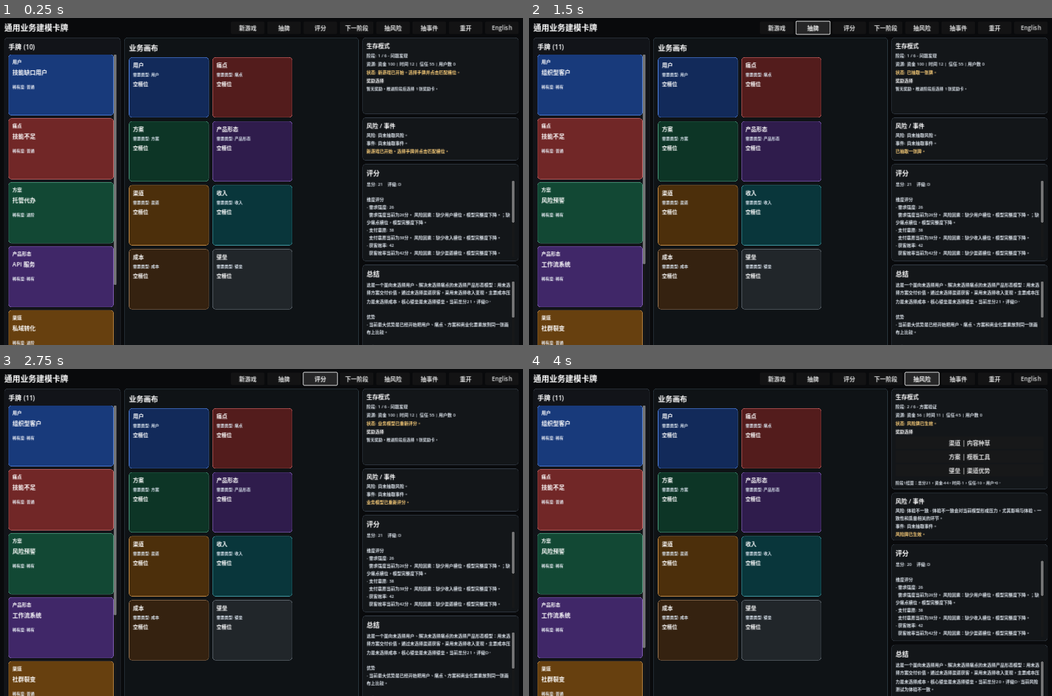
Above: before the commit, frames 1-4 (two rows, left to right).
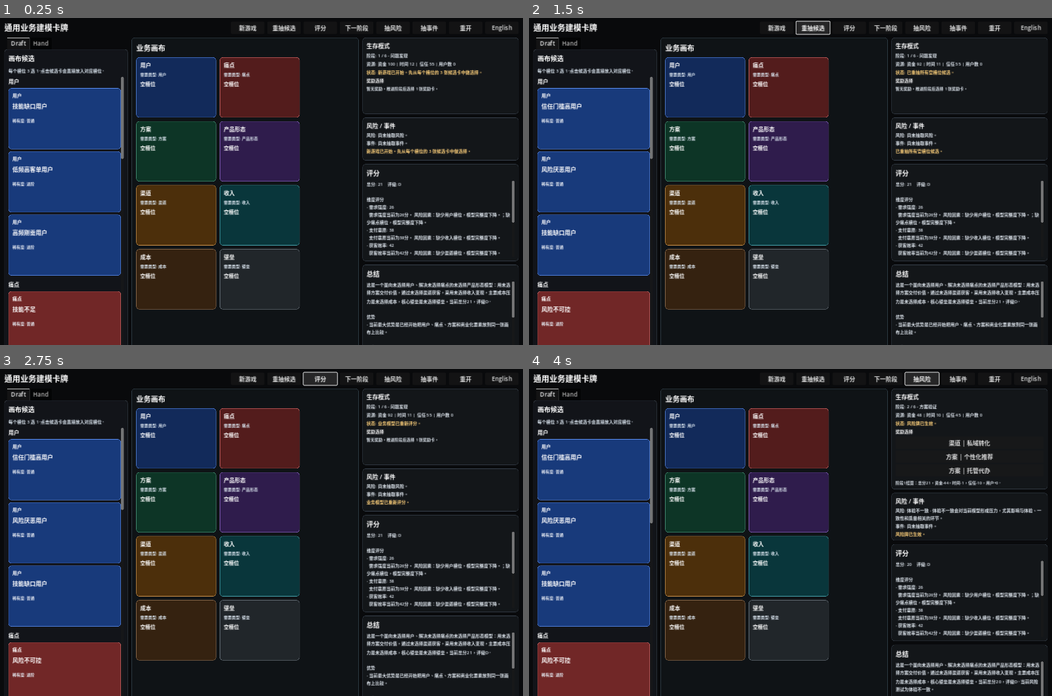
Above: after the commit, the same moments.

Repository: HelloKuoty/poker
Game: Godot game, scene res://scenes/main.tscn
Same seed, same stepped clock (60 frames per second), same inputs: the game is played once before the commit and once after it.
Inputs:
- Up to frame 1 (0.25 s): no input
- Up to frame 2 (1.5 s): click "新游戏" at 0.5 s; click "抽牌" (after the commit: "重抽候选") at 1.25 s
- Up to frame 3 (2.75 s): click "评分" at 2 s
- Up to frame 4 (4 s): click "下一阶段" at 2.75 s; click "抽风险" at 3.5 s

The runs differ from the first frame. In frame 1, 23% of the frame differs, in the area x 0-93%, y 2-100%; in frame 2, 23%; in frame 3, 23%; in frame 4, 23%, in the area x 0-89%, y 2-100%.

Commit message:
Add board draft mode

Diff:
--- a/data/rules.json
+++ b/data/rules.json
@@ -5,6 +5,14 @@
   "card_types": ["customer", "pain", "solution", "product", "channel", "revenue", "cost", "moat", "risk", "event"],
   "initial_hand_size": 10,
   "max_hand_size": 16,
+  "draft": {
+    "enabled": true,
+    "options_per_slot": 3,
+    "reroll_cost": {
+      "funds": 8,
+      "time": 1
+    }
+  },
   "dimensions": [
     "demand_strength",
     "willingness_to_pay",
--- a/data/ui_text.json
+++ b/data/ui_text.json
@@ -1,13 +1,21 @@
 {
   "game_title": {"zh": "通用业务建模卡牌", "en": "Business Model Card Game"},
   "new_game": {"zh": "新游戏", "en": "New Game"},
-  "draw_card": {"zh": "抽牌", "en": "Draw Card"},
+  "draw_card": {"zh": "重抽候选", "en": "Reroll Options"},
   "score_model": {"zh": "评分", "en": "Score Model"},
   "next_stage": {"zh": "下一阶段", "en": "Next Stage"},
   "draw_risk": {"zh": "抽风险", "en": "Draw Risk"},
   "draw_event": {"zh": "抽事件", "en": "Draw Event"},
   "restart": {"zh": "重开", "en": "Restart"},
   "hand": {"zh": "手牌", "en": "Hand"},
+  "draft_options": {"zh": "画布候选", "en": "Board Draft Options"},
+  "draft_hint": {"zh": "每个槽位 3 选 1。点击候选卡会直接放入对应槽位。", "en": "Choose 1 of 3 for each slot. Click an option to place it into that slot."},
+  "reroll_cost": {"zh": "重抽成本", "en": "Reroll Cost"},
+  "reroll_options": {"zh": "已重抽所有空槽位候选。", "en": "Rerolled options for all empty slots."},
+  "reroll_no_resources": {"zh": "资源不足，无法重抽候选。", "en": "Not enough resources to reroll options."},
+  "draft_option_chosen": {"zh": "已选择候选卡并放入画布。", "en": "Draft option selected and placed on the board."},
+  "draft_no_options": {"zh": "当前没有可选候选。", "en": "No draft options are currently available."},
+  "draft_complete": {"zh": "画布核心槽位已完成，可以评分并进入下一阶段。", "en": "Core board slots are complete. Score the model and advance to the next stage."},
   "board": {"zh": "业务画布", "en": "Business Board"},
   "score": {"zh": "评分", "en": "Score"},
   "summary": {"zh": "总结", "en": "Summary"},
@@ -72,8 +80,8 @@
   "improve_next": {"zh": "优先改进", "en": "Improve Next"},
   "risk_none": {"zh": "尚未抽取风险。", "en": "No risk drawn yet."},
   "event_none": {"zh": "尚未抽取事件。", "en": "No event drawn yet."},
-  "new_game_started": {"zh": "新游戏已开始。选择手牌并点击匹配槽位。", "en": "New game started. Select a hand card and click a matching slot."},
-  "card_drawn": {"zh": "已抽取一张牌。", "en": "Drew one card."},
+  "new_game_started": {"zh": "新游戏已开始。先从每个槽位的 3 张候选卡中做选择。", "en": "New game started. First choose from the 3 options for each board slot."},
+  "card_drawn": {"zh": "已重抽候选。", "en": "Options rerolled."},
   "risk_drawn": {"zh": "风险牌已生效。", "en": "Risk card applied."},
   "event_drawn": {"zh": "事件牌已生效。", "en": "Event card applied."},
   "model_scored": {"zh": "业务模型已重新评分。", "en": "Business model rescored."},
--- a/scripts/core/game_state.gd
+++ b/scripts/core/game_state.gd
@@ -14,6 +14,7 @@
 const DEFAULT_MAX_HAND_SIZE := 16
 const DEFAULT_MAX_STAGE := 6
 const DEFAULT_REWARD_CHOICE_COUNT := 3
+const DEFAULT_DRAFT_OPTIONS_PER_SLOT := 3
 
 var deck_manager := DeckManager.new()
 var business_model := BusinessModel.new()
@@ -31,6 +32,10 @@
 var feedback_key := ""
 var initial_hand_size := DEFAULT_INITIAL_HAND_SIZE
 var max_hand_size := DEFAULT_MAX_HAND_SIZE
+var draft_enabled := true
+var draft_options_per_slot := DEFAULT_DRAFT_OPTIONS_PER_SLOT
+var draft_reroll_cost := {"funds": 8, "time": 1}
+var draft_options := {}
 var current_stage := 1
 var max_stage := DEFAULT_MAX_STAGE
 var reward_choice_count := DEFAULT_REWARD_CHOICE_COUNT
@@ -59,7 +64,8 @@
 	active_event_card = {}
 	selected_card_id = ""
 	_reset_survival()
-	hand = deck_manager.draw_initial_hand(REQUIRED_SLOTS, initial_hand_size)
+	hand = []
+	_generate_all_draft_options()
 	feedback_key = "new_game_started"
 	score_current_model(false)
 	emit_signal("state_changed")
@@ -70,19 +76,50 @@
 
 
 func draw_card() -> void:
-	if game_over:
-		emit_signal("state_changed")
-		return
-	if hand.size() >= max_hand_size:
-		feedback_key = "hand_full"
-		emit_signal("state_changed")
-		return
-	var card := deck_manager.draw_main_card()
-	if card.is_empty():
-		feedback_key = "deck_empty"
-	else:
-		hand.append(card)
-		feedback_key = "card_drawn"
+	reroll_draft_options()
+
+
+func reroll_draft_options() -> void:
+	if game_over:
+		emit_signal("state_changed")
+		return
+	if not draft_enabled:
+		_draw_legacy_card()
+		return
+	if not _can_pay_cost(draft_reroll_cost):
+		feedback_key = "reroll_no_resources"
+		emit_signal("state_changed")
+		return
+	_pay_cost(draft_reroll_cost)
+	for slot_type in REQUIRED_SLOTS:
+		if business_model.get_card(slot_type).is_empty():
+			_generate_draft_options_for_slot(slot_type)
+	feedback_key = "reroll_options"
+	emit_signal("state_changed")
+
+
+func choose_draft_option(slot_type: String, card_id: String) -> void:
+	if game_over:
+		emit_signal("state_changed")
+		return
+	var options: Array = draft_options.get(slot_type, [])
+	var chosen := {}
+	for card in options:
+		if str(card.get("id", "")) == card_id:
+			chosen = card
+			break
+	if chosen.is_empty():
+		feedback_key = "draft_no_options"
+		emit_signal("state_changed")
+		return
+	var result := business_model.place_card(chosen, slot_type)
+	if bool(result.get("success", false)):
+		draft_options[slot_type] = []
+		selected_card_id = ""
+		feedback_key = "draft_complete" if business_model.missing_slots().is_empty() else "draft_option_chosen"
+		score_current_model(false)
+	else:
+		feedback_key = str(result.get("message_key", "invalid_placement"))
 	emit_signal("state_changed")
 
 
@@ -225,6 +262,52 @@
 	stage_history = []
 	game_over = false
 	game_won = false
+	draft_options = {}
+
+
+func _generate_all_draft_options() -> void:
+	draft_options = {}
+	if not draft_enabled:
+		hand = deck_manager.draw_initial_hand(REQUIRED_SLOTS, initial_hand_size)
+		return
+	for slot_type in REQUIRED_SLOTS:
+		_generate_draft_options_for_slot(slot_type)
+
+
+func _generate_draft_options_for_slot(slot_type: String) -> void:
+	var options: Array = []
+	for _index in range(draft_options_per_slot):
+		var card := deck_manager.draw_main_card_by_type(slot_type)
+		if card.is_empty():
+			break
+		options.append(card)
+	draft_options[slot_type] = options
+
+
+func _draw_legacy_card() -> void:
+	if hand.size() >= max_hand_size:
+		feedback_key = "hand_full"
+		emit_signal("state_changed")
+		return
+	var card := deck_manager.draw_main_card()
+	if card.is_empty():
+		feedback_key = "deck_empty"
+	else:
+		hand.append(card)
+		feedback_key = "card_drawn"
+	emit_signal("state_changed")
+
+
+func _can_pay_cost(cost: Dictionary) -> bool:
+	for key in cost.keys():
+		if int(resources.get(str(key), 0)) < int(cost[key]):
+			return false
+	return true
+
+
+func _pay_cost(cost: Dictionary) -> void:
+	for key in cost.keys():
+		resources[str(key)] = int(resources.get(str(key), 0)) - int(cost[key])
 
 
 func _resolve_stage_economy() -> Dictionary:
@@ -330,6 +413,11 @@
 		return
 	initial_hand_size = int(parsed.get("initial_hand_size", DEFAULT_INITIAL_HAND_SIZE))
 	max_hand_size = int(parsed.get("max_hand_size", DEFAULT_MAX_HAND_SIZE))
+	var draft: Dictionary = parsed.get("draft", {})
+	draft_enabled = bool(draft.get("enabled", true))
+	draft_options_per_slot = int(draft.get("options_per_slot", DEFAULT_DRAFT_OPTIONS_PER_SLOT))
+	if typeof(draft.get("reroll_cost", {})) == TYPE_DICTIONARY:
+		draft_reroll_cost = draft["reroll_cost"].duplicate(true)
 	var survival: Dictionary = parsed.get("survival", {})
 	max_stage = int(survival.get("max_stage", DEFAULT_MAX_STAGE))
 	reward_choice_count = int(survival.get("reward_choice_count", DEFAULT_REWARD_CHOICE_COUNT))
--- /dev/null
+++ b/scripts/ui/draft_view.gd
@@ -0,0 +1,102 @@
+extends PanelContainer
+class_name DraftView
+
+const LocalizationManager = preload("res://scripts/core/localization_manager.gd")
+const CardView = preload("res://scripts/ui/card_view.gd")
+
+signal draft_option_clicked(slot_type: String, card_id: String)
+
+const CARD_SCENE := preload("res://scenes/card_view.tscn")
+const REQUIRED_SLOTS := ["customer", "pain", "solution", "product", "channel", "revenue", "cost", "moat"]
+
+var localization: LocalizationManager
+var title_label: Label
+var hint_label: Label
+var option_root: VBoxContainer
+
+
+func setup(loc: LocalizationManager) -> void:
+	localization = loc
+	_ensure_nodes()
+
+
+func render(options_by_slot: Dictionary, loc: LocalizationManager, type_colors: Dictionary) -> void:
+	localization = loc
+	_ensure_nodes()
+	title_label.text = localization.get_ui_text("draft_options")
+	hint_label.text = localization.get_ui_text("draft_hint")
+	_clear_options()
+	for slot_type in REQUIRED_SLOTS:
+		var options: Array = options_by_slot.get(slot_type, [])
+		if options.is_empty():
+			continue
+		var section := VBoxContainer.new()
+		section.add_theme_constant_override("separation", 6)
+		option_root.add_child(section)
+
+		var slot_label := Label.new()
+		slot_label.text = localization.get_ui_text("type_" + slot_type)
+		slot_label.add_theme_font_size_override("font_size", 15)
+		slot_label.add_theme_color_override("font_color", Color.WHITE)
+		section.add_child(slot_label)
+
+		for card in options:
+			var view: CardView = CARD_SCENE.instantiate()
+			section.add_child(view)
+			view.setup(card, localization, false, type_colors)
+			view.card_clicked.connect(_on_card_clicked.bind(slot_type))
+
+
+func _ensure_nodes() -> void:
+	if option_root != null:
+		return
+	var style := StyleBoxFlat.new()
+	style.bg_color = Color(0.07, 0.08, 0.1)
+	style.border_color = Color(0.22, 0.26, 0.3)
+	style.set_border_width_all(1)
+	style.corner_radius_top_left = 8
+	style.corner_radius_top_right = 8
+	style.corner_radius_bottom_left = 8
+	style.corner_radius_bottom_right = 8
+	add_theme_stylebox_override("panel", style)
+
+	var margin := MarginContainer.new()
+	margin.add_theme_constant_override("margin_left", 10)
+	margin.add_theme_constant_override("margin_right", 10)
+	margin.add_theme_constant_override("margin_top", 10)
+	margin.add_theme_constant_override("margin_bottom", 10)
+	add_child(margin)
+
+	var root := VBoxContainer.new()
+	root.add_theme_constant_override("separation", 8)
+	margin.add_child(root)
+
+	title_label = Label.new()
+	title_label.add_theme_font_size_override("font_size", 18)
+	title_label.add_theme_color_override("font_color", Color.WHITE)
+	root.add_child(title_label)
+
+	hint_label = Label.new()
+	hint_label.autowrap_mode = TextServer.AUTOWRAP_WORD_SMART
+	hint_label.add_theme_font_size_override("font_size", 12)
+	hint_label.add_theme_color_override("font_color", Color(0.86, 0.9, 0.94))
+	root.add_child(hint_label)
+
+	var scroll := ScrollContainer.new()
+	scroll.size_flags_vertical = Control.SIZE_EXPAND_FILL
+	root.add_child(scroll)
+
+	option_root = VBoxContainer.new()
+	option_root.add_theme_constant_override("separation", 12)
+	option_root.size_flags_horizontal = Control.SIZE_EXPAND_FILL
+	scroll.add_child(option_root)
+
+
+func _clear_options() -> void:
+	for child in option_root.get_children():
+		option_root.remove_child(child)
+		child.queue_free()
+
+
+func _on_card_clicked(card_id: String, slot_type: String) -> void:
+	emit_signal("draft_option_clicked", slot_type, card_id)
--- a/scripts/ui/main_controller.gd
+++ b/scripts/ui/main_controller.gd
@@ -3,6 +3,7 @@
 const LocalizationManager = preload("res://scripts/core/localization_manager.gd")
 const GameState = preload("res://scripts/core/game_state.gd")
 const HandView = preload("res://scripts/ui/hand_view.gd")
+const DraftView = preload("res://scripts/ui/draft_view.gd")
 const BoardView = preload("res://scripts/ui/board_view.gd")
 const ScorePanel = preload("res://scripts/ui/score_panel.gd")
 const SummaryPanel = preload("res://scripts/ui/summary_panel.gd")
@@ -23,6 +24,7 @@
 var language_button: Button
 
 var hand_view: HandView
+var draft_view: DraftView
 var board_view: BoardView
 var score_panel: ScorePanel
 var summary_panel: SummaryPanel
@@ -80,12 +82,22 @@
 	body.size_flags_vertical = Control.SIZE_EXPAND_FILL
 	root.add_child(body)
 
+	var left_tabs := TabContainer.new()
+	left_tabs.custom_minimum_size = Vector2(340, 0)
+	left_tabs.size_flags_vertical = Control.SIZE_EXPAND_FILL
+	body.add_child(left_tabs)
+
+	draft_view = DraftView.new()
+	draft_view.name = "Draft"
+	draft_view.setup(localization)
+	draft_view.draft_option_clicked.connect(_on_draft_option_clicked)
+	left_tabs.add_child(draft_view)
+
 	hand_view = HandView.new()
-	hand_view.custom_minimum_size = Vector2(320, 0)
-	hand_view.size_flags_vertical = Control.SIZE_EXPAND_FILL
+	hand_view.name = "Hand"
 	hand_view.setup(localization)
 	hand_view.card_clicked.connect(_on_hand_card_clicked)
-	body.add_child(hand_view)
+	left_tabs.add_child(hand_view)
 
 	board_view = BoardView.new()
 	board_view.custom_minimum_size = Vector2(560, 0)
@@ -233,6 +245,7 @@
 	_refresh_top_text()
 	var selected_card: Dictionary = game_state.get_selected_card()
 	var selected_type := str(selected_card.get("type", ""))
+	draft_view.render(game_state.draft_options, localization, type_colors)
 	hand_view.render(game_state.hand, game_state.selected_card_id, localization, type_colors)
 	board_view.render(game_state.business_model.get_slots(), selected_type, localization, type_colors)
 	score_panel.render(game_state.score_result, localization)
@@ -246,6 +259,13 @@
 	title_label.text = localization.get_ui_text("game_title")
 	new_game_button.text = localization.get_ui_text("new_game")
 	draw_card_button.text = localization.get_ui_text("draw_card")
+	draw_card_button.tooltip_text = "%s: %s %d | %s %d" % [
+		localization.get_ui_text("reroll_cost"),
+		localization.get_ui_text("funds"),
+		int(game_state.draft_reroll_cost.get("funds", 0)),
+		localization.get_ui_text("time"),
+		int(game_state.draft_reroll_cost.get("time", 0)),
+	]
 	score_button.text = localization.get_ui_text("score_model")
 	next_stage_button.text = localization.get_ui_text("next_stage")
 	draw_risk_button.text = localization.get_ui_text("draw_risk")
@@ -320,6 +340,10 @@
 	game_state.place_selected_card(slot_type)
 
 
+func _on_draft_option_clicked(slot_type: String, card_id: String) -> void:
+	game_state.choose_draft_option(slot_type, card_id)
+
+
 func _on_new_game_pressed() -> void:
 	game_state.new_game()
 
--- a/tools/smoke_test.gd
+++ b/tools/smoke_test.gd
@@ -24,10 +24,21 @@
 
 func _fill_board_from_hand(state: GameState) -> void:
 	for slot_type in GameState.REQUIRED_SLOTS:
-		var card_id := _find_hand_card_id(state, str(slot_type))
+		var card_id := _find_draft_card_id(state, str(slot_type))
 		if card_id != "":
-			state.select_card(card_id)
-			state.place_selected_card(str(slot_type))
+			state.choose_draft_option(str(slot_type), card_id)
+		else:
+			card_id = _find_hand_card_id(state, str(slot_type))
+			if card_id != "":
+				state.select_card(card_id)
+				state.place_selected_card(str(slot_type))
+
+
+func _find_draft_card_id(state: GameState, slot_type: String) -> String:
+	var options: Array = state.draft_options.get(slot_type, [])
+	if options.is_empty():
+		return ""
+	return str(options[0].get("id", ""))
 
 
 func _find_hand_card_id(state: GameState, card_type: String) -> String:
Not shown, changed: HANDOFF.md
Not shown, changed: ITERATION_LOG.md
Not shown, changed: README.md
Not shown, changed: TEST_PLAN.md
Not shown, changed: TODO.md
